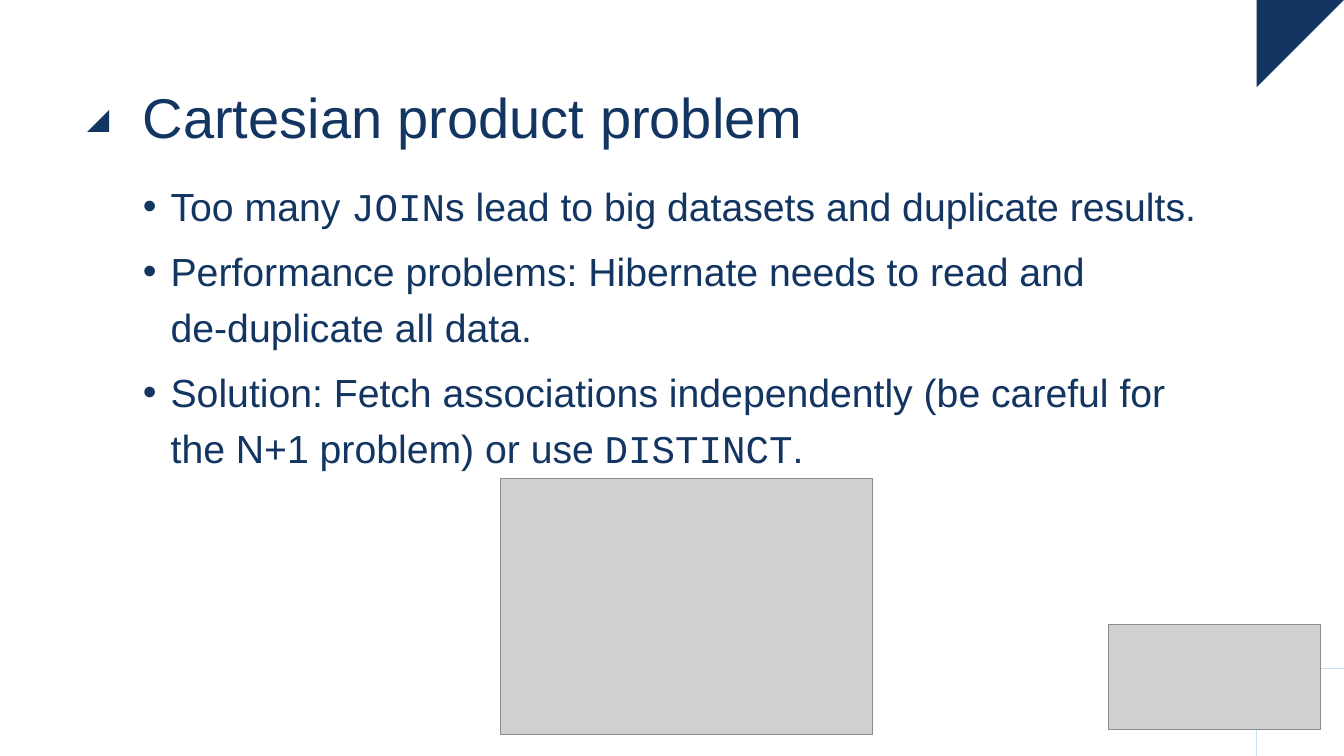
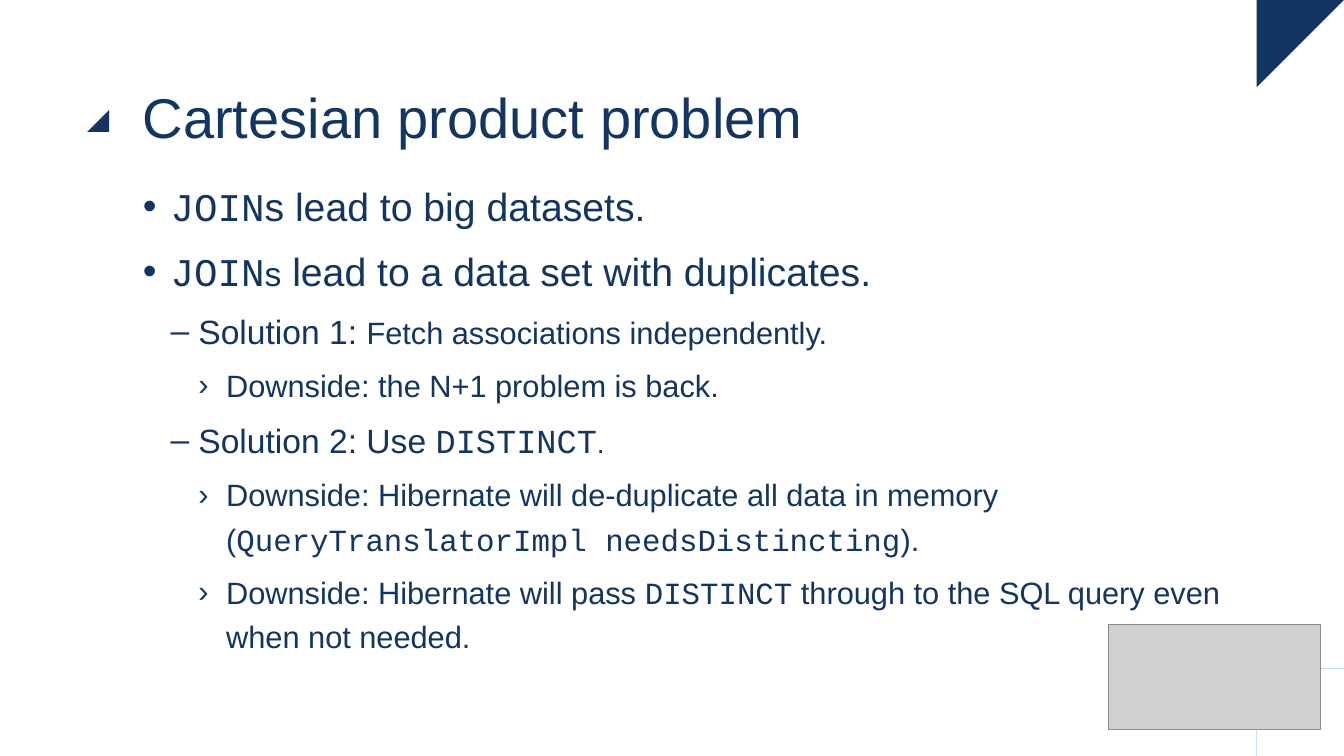
Before and after one commit to raoulvdberge/jpa-with-hibernate, a slide deck: slide 37 of slides.pptx. Drawn at 1344x756 pixels with LibreOffice and Linux fonts; fonts in the diff are those of the drawing; grey boxes stand for pictures. Boxes give left, top, right and bottom in pixels: in the first picture for what was removed or moved away, otherwise in the second. Text is boxed around its words. In the diff, an @@ line names an element or a change of style, - is before the commit and + after.

Commit message:
Update slides for cartesian product problem and use passDistinctThrough query hint

```diff
--- a/slides.pptx
+++ b/slides.pptx
@@ text at (x1=171, y1=192, x2=1220, y2=649): text changed; size 28 to 22 pt @@
-• Too many JOINs lead to big datasets and duplicate results.
-• Performance problems: Hibernate needs to read and
-  de-duplicate all data.
-• Solution: Fetch associations independently (be careful for the N+1 problem) or use DISTINCT.
+• JOINs lead to big datasets.
+• JOINs lead to a data set with duplicates.
+  – Solution 1: Fetch associations independently.
+    › Downside: the N+1 problem is back.
+  – Solution 2: Use DISTINCT.
+    › Downside: Hibernate will de-duplicate all data in memory (QueryTranslatorImpl needsDistincting).
+    › Downside: Hibernate will pass DISTINCT through to the SQL query even when not needed.
@@ picture removed at (x1=500, y1=479, x2=873, y2=735) @@
```
Also in this commit, not shown: 12 other slides changed, 2 slides added, 3 other files.
